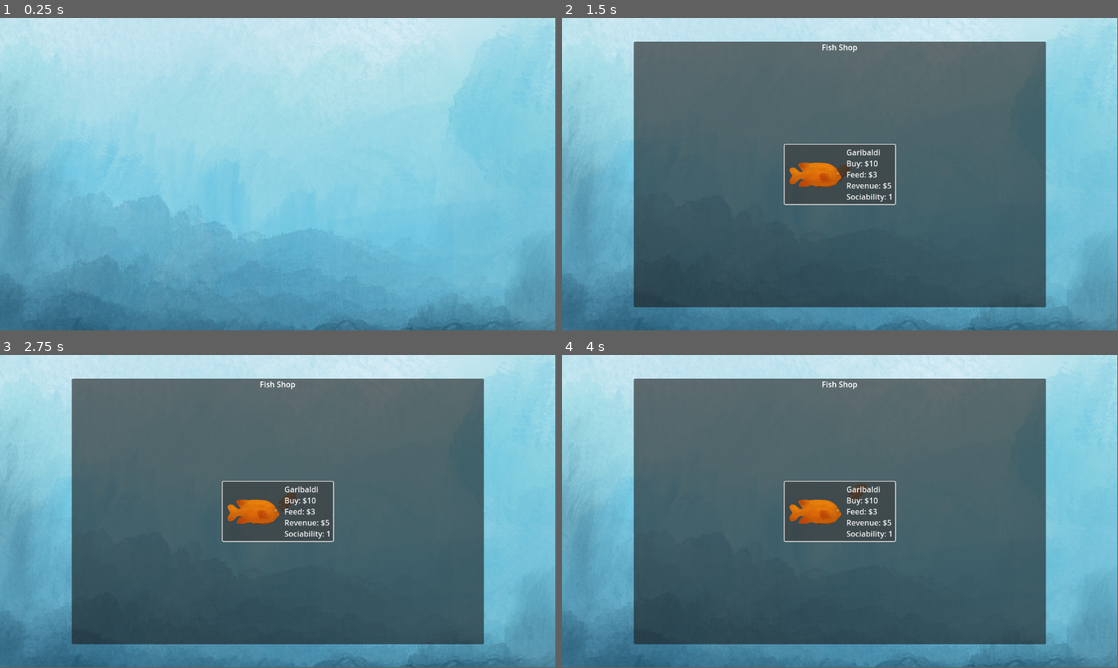
Above: before the commit, frames 1-4 (two rows, left to right).
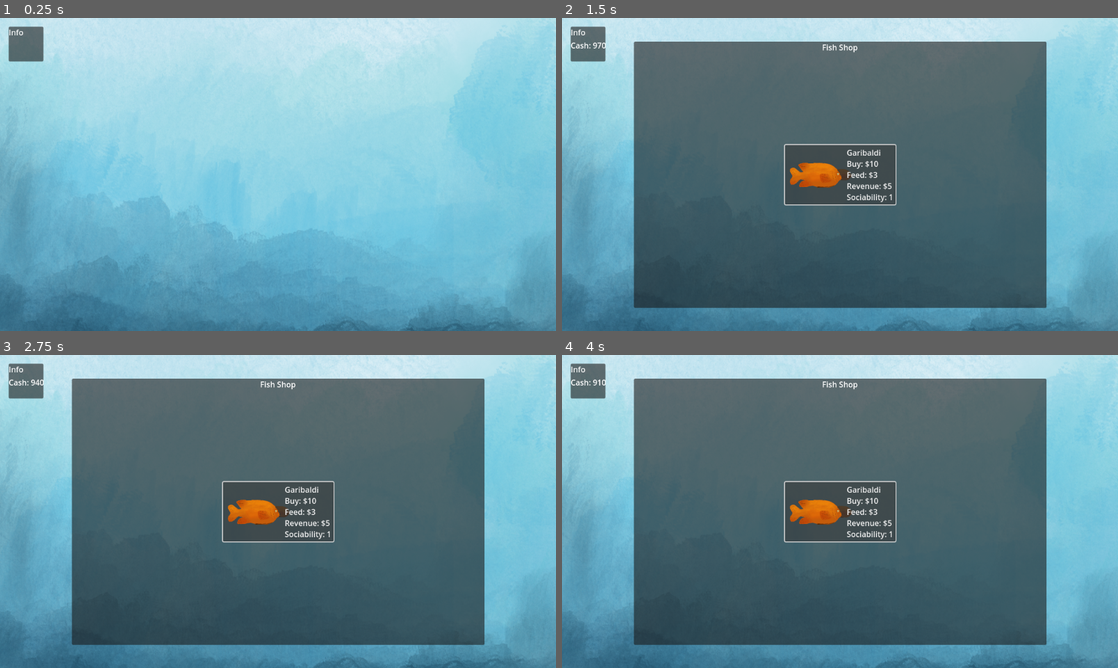
Above: after the commit, the same moments.

Repository: sbarton272/godot-aquarium
Game: Godot game, scene res://systems/game.tscn
Same seed, same stepped clock (60 frames per second), same inputs: the game is played once before the commit and once after it.
Inputs:
- Up to frame 1 (0.25 s): no input
- Up to frame 2 (1.5 s): tap Enter at 0.5 s; tap S (OpenShop) at 0.6, 0.77, 1.07 s; click "Garibaldi Buy: $10 Feed: $3 R…" at 1.25 s
- Up to frame 3 (2.75 s): click "Garibaldi Buy: $10 Feed: $3 R…" at 2 s
- Up to frame 4 (4 s): click "Garibaldi Buy: $10 Feed: $3 R…" at 2.75 s; tap S (OpenShop) at 3.6, 3.77 s
In our replay, the window is 799x449 before the commit and 800x450 after it. These sizes can differ from the game's own. Grey fills any space a smaller window leaves; there, only what the larger window draws over its background counts as a difference.

The runs differ from the first frame. In frame 1, 0.9% of the frame differs, in the area x 1-100%, y 0-100%; in frame 2, 1.9%; in frame 3, 2.0%; in frame 4, 2.0%.

Commit message:
Imported fish movement from previous project

Diff:
--- /dev/null
+++ b/GodotAquariumProject2/UI/info_panel.gd
@@ -0,0 +1,9 @@
+extends Control
+
+@export var player_money_label: Label
+
+func _ready():
+	PlayerData.update_player_money.connect(_on_player_data_update_player_money)
+
+func _on_player_data_update_player_money(value):
+	player_money_label.text = str("Cash: ",value)
--- a/GodotAquariumProject2/entities/garibaldi.tscn
+++ b/GodotAquariumProject2/entities/garibaldi.tscn
@@ -1,8 +1,13 @@
-[gd_scene load_steps=4 format=3 uid="uid://bdr61i0mbppru"]
+[gd_scene load_steps=6 format=3 uid="uid://bdr61i0mbppru"]
 
 [ext_resource type="Script" path="res://entities/garibaldi.gd" id="1_rbaxe"]
 [ext_resource type="Texture2D" uid="uid://76hr11l4wukt" path="res://graphics/spencer_orange_fish_2.png" id="2_mo0vl"]
-[ext_resource type="Script" path="res://systems/movement_component.gd" id="3_essis"]
+[ext_resource type="PackedScene" uid="uid://dyakkhcilpai2" path="res://systems/components/fish_movement_component.tscn" id="3_bqf4x"]
+[ext_resource type="PackedScene" uid="uid://c7cjgn30ipkn7" path="res://systems/components/sprite_randomizer_component.tscn" id="4_yamta"]
+
+[sub_resource type="CapsuleShape2D" id="CapsuleShape2D_bnwrp"]
+radius = 12.0
+height = 52.0
 
 [node name="Garibaldi" type="Node2D"]
 script = ExtResource("1_rbaxe")
@@ -11,6 +16,29 @@
 scale = Vector2(0.05, 0.05)
 texture = ExtResource("2_mo0vl")
 
-[node name="MovementComponent" type="Node2D" parent="." node_paths=PackedStringArray("parent_object")]
-script = ExtResource("3_essis")
+[node name="FishMovementComponent" parent="." node_paths=PackedStringArray("parent_object", "neighbor_detector", "my_body") instance=ExtResource("3_bqf4x")]
 parent_object = NodePath("..")
+speed = 30.0
+border_check_distance = 30.0
+separation_min_distance = 100.0
+neighbor_separation_weight = 3.0
+neighbor_alignment_weight = 3.0
+obstacle_avoidance_weight = 4.0
+neighbor_detector = NodePath("../NeighborDetectorArea")
+my_body = NodePath("../Body")
+
+[node name="Body" type="StaticBody2D" parent="."]
+
+[node name="CollisionShape2D" type="CollisionShape2D" parent="Body"]
+rotation = 1.5708
+shape = SubResource("CapsuleShape2D_bnwrp")
+
+[node name="NeighborDetectorArea" type="Area2D" parent="."]
+
+[node name="CollisionPolygon2D" type="CollisionPolygon2D" parent="NeighborDetectorArea"]
+polygon = PackedVector2Array(-47, -30, -2, -56, 49, -43, 65, -1, 40, 48, -4, 59, -42, 21, -16, 2)
+
+[node name="SpriteRandomizerComponent" parent="." node_paths=PackedStringArray("target_sprite") instance=ExtResource("4_yamta")]
+scale_min = 0.03
+scale_max = 0.06
+target_sprite = NodePath("../Sprite2D")
--- /dev/null
+++ b/GodotAquariumProject2/fish_movement.gd
@@ -0,0 +1,106 @@
+extends Node2D
+
+@export var parent_object: Node2D
+
+@export var speed: float
+@export var border_check_distance: float
+@export var separation_min_distance: float
+@export var neighbor_separation_weight: float
+@export var neighbor_alignment_weight: float
+@export var obstacle_avoidance_weight: float
+
+@export var neighbor_detector: Area2D
+@export var my_body: StaticBody2D
+
+var velocity: Vector2
+
+#grab tank bounds, with some extra margin
+@onready var max_x: float = get_viewport_rect().size.x/2 - 20
+@onready var min_x: float = -get_viewport_rect().size.x/2 + 20
+@onready var max_y: float = get_viewport_rect().size.y/2 - 20
+@onready var min_y: float = -get_viewport_rect().size.y/2 + 20
+
+func _ready():
+	velocity = Vector2.RIGHT.rotated(randf_range(0, 2 * PI)) * speed
+
+func _process(delta):
+	parent_object.position += velocity * delta
+	parent_object.rotation = velocity.angle()
+
+	var neighbor_bodies: Array[Node2D] = neighbor_detector.get_overlapping_bodies()
+
+	if neighbor_bodies.size() > 1:
+
+		var neighbor_vel_total_x: float
+		var neighbor_vel_total_y: float
+
+		for body in neighbor_bodies:
+			if not body == my_body:
+				#separate from any nearby neighbors
+				if global_position.distance_to(body.global_position) < 30:
+					var separation_direction: Vector2 = global_position - body.global_position
+					velocity += separation_direction * neighbor_separation_weight * delta
+
+				#get nearby neighbors' total velocities
+				neighbor_vel_total_x += body.get_parent().get_node("FishMovementComponent").velocity.x
+				neighbor_vel_total_y += body.get_parent().get_node("FishMovementComponent").velocity.y
+
+		#use nearby neighbors total velocities to get an average velocity
+		var neighbor_vel_avg_x: float = neighbor_vel_total_x/(neighbor_bodies.size()-1)
+		var neighbor_vel_avg_y: float = neighbor_vel_total_y/(neighbor_bodies.size()-1)
+		var neighbor_vel_avg: Vector2 = Vector2(neighbor_vel_avg_x,neighbor_vel_avg_y)
+
+		#add average velocity of neighbors to my velocity
+		velocity += neighbor_vel_avg * neighbor_alignment_weight * delta
+
+	#move towards avg position of neighbors, either in current detection area or a wider area
+
+	#finally, normalize the velocity with all the added vectors
+	velocity = velocity.normalized() * speed
+
+
+	#avoid tank borders - this should be updated to use raycasts to check for collisions with obstacles, so fish can avoid rocks, etc. too
+
+	var current_dir: Vector2 = velocity.normalized()
+
+	if dir_inside_bounds(current_dir):
+		pass
+	else:
+		#randomly choose to check to the right or to the left
+		var check_rotation: int
+		if randi_range(1,10) > 5:
+			check_rotation = 1
+		else:
+			check_rotation = -1
+		#check increasing amounts of the chosen left/right rotation
+		if dir_inside_bounds(current_dir.rotated((check_rotation * PI / 3))):
+			velocity = velocity.normalized() + (current_dir.rotated((check_rotation * PI / 3)) * obstacle_avoidance_weight * delta)
+			velocity *= speed
+		elif dir_inside_bounds(current_dir.rotated((check_rotation * 2 * PI / 3))):
+			velocity = velocity.normalized() + (current_dir.rotated((check_rotation * 2 * PI / 3)) * obstacle_avoidance_weight * delta)
+			velocity *= speed
+		elif dir_inside_bounds(current_dir.rotated((check_rotation * PI))):
+			velocity = velocity.normalized() + (current_dir.rotated((check_rotation * PI)) * obstacle_avoidance_weight * delta)
+			velocity *= speed
+		elif dir_inside_bounds(current_dir.rotated((check_rotation * 4 * PI / 3))):
+			velocity = velocity.normalized() + (current_dir.rotated((check_rotation * 4 * PI / 3)) * obstacle_avoidance_weight * delta)
+			velocity *= speed
+
+
+	#lock position to within tank
+	if global_position.x > max_x:
+		parent_object.position.x = max_x
+	if global_position.x < min_x:
+		parent_object.position.x = min_x
+	if global_position.y > max_y:
+		parent_object.position.y = max_y
+	if global_position.y < min_y:
+		parent_object.position.y = min_y
+
+func dir_inside_bounds(dir: Vector2) -> bool:
+	if (global_position + (dir * border_check_distance)).x > max_x \
+	or (global_position + (dir * border_check_distance)).x < min_x \
+	or (global_position + (dir * border_check_distance)).y > max_y \
+	or (global_position + (dir * border_check_distance)).y < min_y :
+		return false
+	else: return true
--- /dev/null
+++ b/GodotAquariumProject2/info_panel.tscn
@@ -0,0 +1,32 @@
+[gd_scene load_steps=2 format=3 uid="uid://c1xxu764b5f64"]
+
+[ext_resource type="Script" path="res://UI/info_panel.gd" id="1_g437t"]
+
+[node name="InfoPanel" type="Control" node_paths=PackedStringArray("player_money_label")]
+layout_mode = 3
+anchors_preset = 0
+offset_left = 34.0
+offset_top = 34.0
+offset_right = 74.0
+offset_bottom = 74.0
+script = ExtResource("1_g437t")
+player_money_label = NodePath("Panel/VBoxContainer/PlayerMoney")
+
+[node name="Panel" type="Panel" parent="."]
+layout_mode = 0
+offset_left = -16.0
+offset_top = -16.0
+offset_right = 56.0
+offset_bottom = 56.0
+
+[node name="VBoxContainer" type="VBoxContainer" parent="Panel"]
+layout_mode = 0
+offset_right = 40.0
+offset_bottom = 40.0
+
+[node name="InfoTitle" type="Label" parent="Panel/VBoxContainer"]
+layout_mode = 2
+text = "Info"
+
+[node name="PlayerMoney" type="Label" parent="Panel/VBoxContainer"]
+layout_mode = 2
--- a/GodotAquariumProject2/project.godot
+++ b/GodotAquariumProject2/project.godot
@@ -17,7 +17,11 @@
 
 [autoload]
 
-PlayerData="*res://systems/player_data.gd"
+PlayerData="*res://systems/player/player_data.gd"
+
+[display]
+
+window/stretch/mode="viewport"
 
 [input]
 
--- /dev/null
+++ b/GodotAquariumProject2/sprite_randomizer.gd
@@ -0,0 +1,9 @@
+extends Node2D
+
+@export var scale_min: float
+@export var scale_max: float
+@export var target_sprite: Sprite2D
+
+func _ready():
+	var new_scale: float = randf_range(scale_min,scale_max)
+	target_sprite.scale = Vector2(new_scale,new_scale)
--- /dev/null
+++ b/GodotAquariumProject2/systems/components/fish_movement_component.tscn
@@ -0,0 +1,6 @@
+[gd_scene load_steps=2 format=3 uid="uid://dyakkhcilpai2"]
+
+[ext_resource type="Script" path="res://fish_movement.gd" id="1_7vfc5"]
+
+[node name="FishMovementComponent" type="Node2D"]
+script = ExtResource("1_7vfc5")
--- /dev/null
+++ b/GodotAquariumProject2/systems/components/sprite_randomizer_component.tscn
@@ -0,0 +1,6 @@
+[gd_scene load_steps=2 format=3 uid="uid://c7cjgn30ipkn7"]
+
+[ext_resource type="Script" path="res://sprite_randomizer.gd" id="1_ndoek"]
+
+[node name="SpriteRandomizerComponent" type="Node2D"]
+script = ExtResource("1_ndoek")
--- a/GodotAquariumProject2/systems/game.tscn
+++ b/GodotAquariumProject2/systems/game.tscn
@@ -1,8 +1,10 @@
-[gd_scene load_steps=4 format=3 uid="uid://k0ju6o7i4w7c"]
+[gd_scene load_steps=6 format=3 uid="uid://k0ju6o7i4w7c"]
 
 [ext_resource type="PackedScene" uid="uid://cc1hvnhrprn25" path="res://UI/shop_menu.tscn" id="1_hiuky"]
 [ext_resource type="Script" path="res://systems/game_manager.gd" id="1_o56bf"]
 [ext_resource type="PackedScene" uid="uid://cd0k7hkmtxvc5" path="res://systems/tank.tscn" id="2_8cotb"]
+[ext_resource type="PackedScene" uid="uid://dmblw1r4vut5d" path="res://systems/player/player_manager.tscn" id="3_2bdjo"]
+[ext_resource type="PackedScene" uid="uid://c1xxu764b5f64" path="res://info_panel.tscn" id="5_rs0p0"]
 
 [node name="GameManager" type="Node" node_paths=PackedStringArray("tank")]
 process_mode = 3
@@ -10,10 +12,18 @@
 tank = NodePath("Tank")
 
 [node name="Tank" parent="." instance=ExtResource("2_8cotb")]
+process_mode = 1
+
+[node name="PlayerManager" parent="." node_paths=PackedStringArray("tank") instance=ExtResource("3_2bdjo")]
+process_mode = 1
+tank = NodePath("../Tank")
 
 [node name="CanvasLayer" type="CanvasLayer" parent="."]
 
 [node name="ShopMenu" parent="CanvasLayer" node_paths=PackedStringArray("game_manager") instance=ExtResource("1_hiuky")]
+process_mode = 2
 game_manager = NodePath("../..")
 
+[node name="InfoPanel" parent="CanvasLayer" instance=ExtResource("5_rs0p0")]
+
 [connection signal="entity_purchased" from="CanvasLayer/ShopMenu" to="Tank" method="spawn_entity"]
--- a/GodotAquariumProject2/systems/game_manager.gd
+++ b/GodotAquariumProject2/systems/game_manager.gd
@@ -7,24 +7,11 @@
 @export var tank: Tank
 
 func _ready():
-	var profit_timer: Timer = Timer.new()
-	add_child(profit_timer)
-	profit_timer.start(1)
-	profit_timer.connect("timeout",generate_revenue)
-
-	#starting cash - for test purposes
-	PlayerData.player_money = 30
+	pass
 
 func _input(event: InputEvent):
 	if event.is_action_released("OpenShop"):
 		emit_signal("shop_opened")
-
-func generate_revenue():
-	PlayerData.player_revenue = 0
-
-	for entity in tank.entities.get_children():
-		if entity.calculate_revenue():
-			PlayerData.player_revenue += entity.calculate_revenue()
-
-	PlayerData.player_money += PlayerData.player_revenue
-	print(PlayerData.player_money)
+		get_tree().paused = true
+	if event.is_action_released("ui_cancel"):
+		get_tree().paused = false
--- /dev/null
+++ b/GodotAquariumProject2/systems/player/player_data.gd
@@ -0,0 +1,11 @@
+extends Node
+
+signal update_player_money(value: int)
+
+var player_money: int:
+	get:
+		return player_money
+	set(value):
+		player_money = value
+		emit_signal("update_player_money",value)
+var player_revenue: int
--- /dev/null
+++ b/GodotAquariumProject2/systems/player/player_manager.gd
@@ -0,0 +1,24 @@
+extends Node2D
+
+class_name PlayerManager
+
+@export var tank: Tank
+
+func _ready():
+	var profit_timer: Timer = Timer.new()
+	add_child(profit_timer)
+	profit_timer.start(1)
+	profit_timer.connect("timeout",generate_revenue)
+
+	#starting cash - for test purposes
+	PlayerData.player_money = 1000
+
+
+func generate_revenue():
+	PlayerData.player_revenue = 0
+
+	for entity in tank.entities.get_children():
+		if entity.calculate_revenue():
+			PlayerData.player_revenue += entity.calculate_revenue()
+
+	PlayerData.player_money += PlayerData.player_revenue
--- /dev/null
+++ b/GodotAquariumProject2/systems/player/player_manager.tscn
@@ -0,0 +1,7 @@
+[gd_scene load_steps=2 format=3 uid="uid://dmblw1r4vut5d"]
+
+[ext_resource type="Script" path="res://systems/player/player_manager.gd" id="1_wefm5"]
+
+[node name="PlayerManager" type="Node2D" node_paths=PackedStringArray("tank")]
+script = ExtResource("1_wefm5")
+tank = NodePath("")
--- a/GodotAquariumProject2/systems/player_data.gd
+++ /dev/null
@@ -1,4 +0,0 @@
-extends Node
-
-var player_money: int
-var player_revenue: int
--- a/GodotAquariumProject2/systems/tank_manager.gd
+++ b/GodotAquariumProject2/systems/tank_manager.gd
@@ -4,12 +4,6 @@
 
 @onready var entities: Node2D = $Entities
 
-func _ready():
-	pass
-
-func _process(_delta):
-	pass
-
 func spawn_entity(entity_data: EntityData):
 	var new_entity: TankEntity = entity_data.entity_scene.instantiate()
 	new_entity.data = entity_data
Renamed: GodotAquariumProject2/systems/movement_component.gd -> GodotAquariumProject2/systems/components/movement_component.gd
